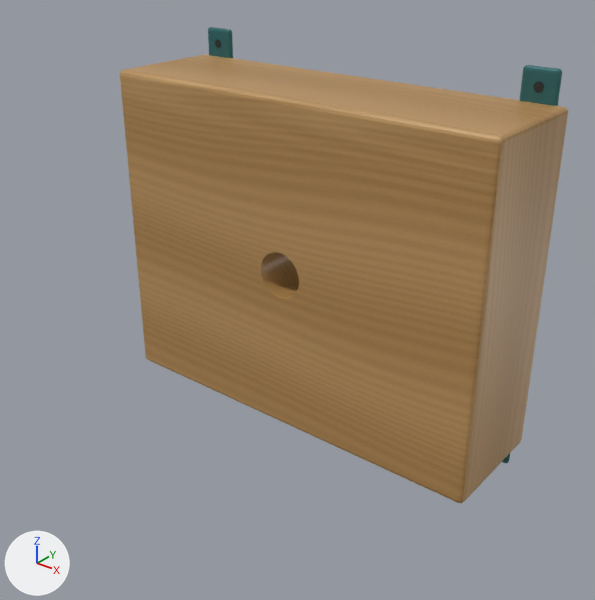
What one commit did to the glTF model cramera/src/cramera/resources/aicor_workshop/assets/assembly.glb.
Camera for both pictures: a 50 mm lens placed at (0.274, -0.402, 0.191), pointed at (0.01, -0.071, -0.014). Arrows for +X, +Y and +Z are at lower left; the lights stay in place. The older version comes first. Vertices at exactly the same position are counted once.

The first picture shows 'Block clamping strip', 'Pilot-hole timber block' and 3 more.
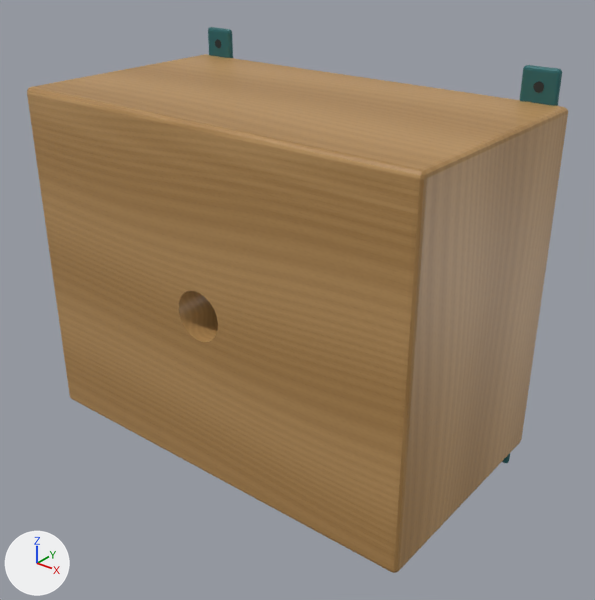
Patch to the scene script:
```diff
--- a/cramera/src/cramera/resources/aicor_workshop/assets/assembly.glb.py
+++ b/cramera/src/cramera/resources/aicor_workshop/assets/assembly.glb.py
@@ me_cube_188 @@
 # used by ob_pilot_hole_timber_block; location = (0.0, 0.0, 0.0)
-me_cube_188.from_pydata(...)  # 288 vertices, 576 faces; spans x -0.125..0.125, y -0.075..0.0, z -0.1..0.1
+me_cube_188.from_pydata(...)  # 288 vertices, 576 faces; spans x -0.125..0.125, y -0.14..0.0, z -0.1..0.1
+# me_cube_188 part 1: all 144 vertices in x -0.125..0.125, y -0.075..-0.072, z -0.1..0.1 are moved by (0.0, -0.065, 0.0)
 me_cube_188.materials.append(mat_oiled_european_ash)
```

Pixel boxes (x1, y1, x2, y2) of what changed, in the pictures (595 x 600 px):
'Pilot-hole timber block', reshaped (21% wider, 16% taller): before (120, 54, 568, 503); after (27, 54, 568, 573)
